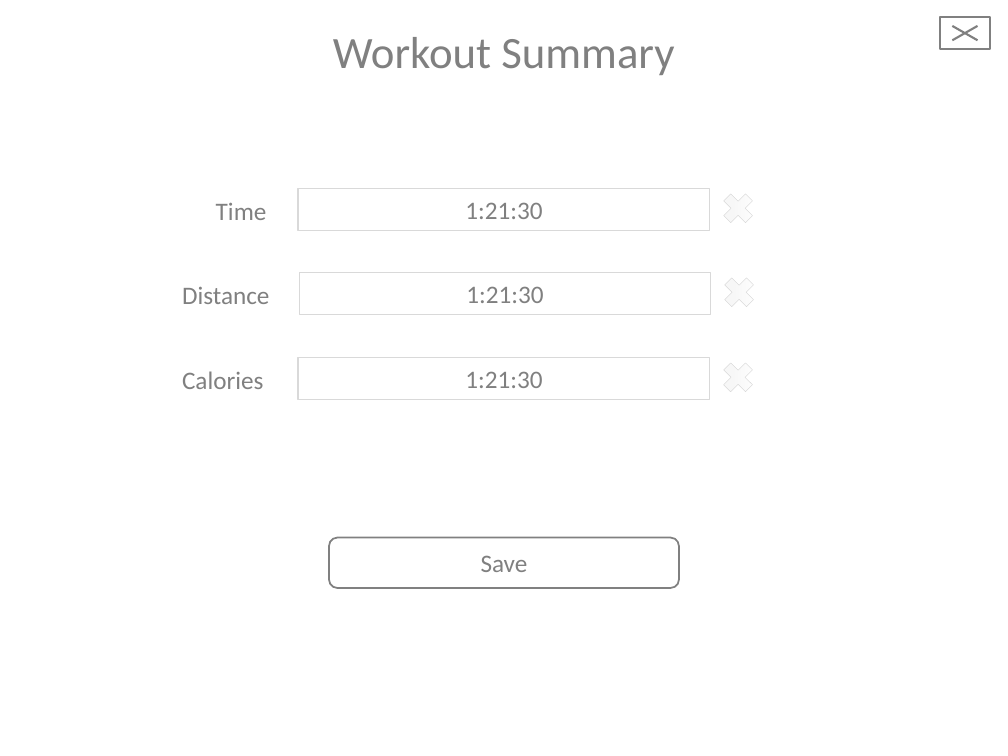
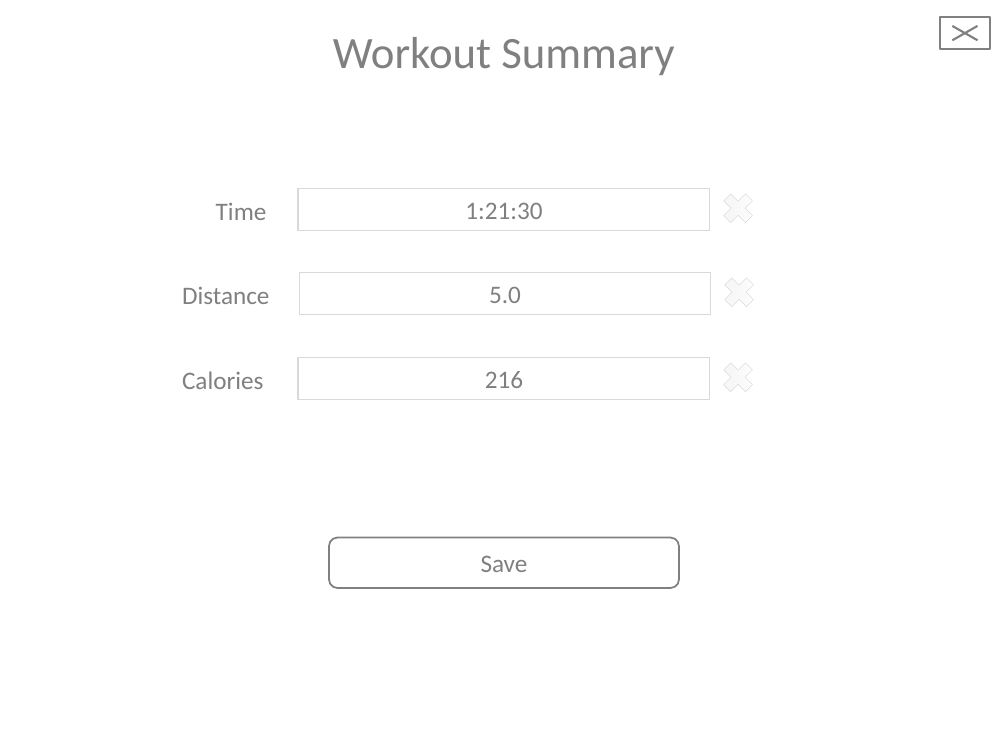
Before and after one commit to fxchen12/AlphaBrosPublic, a slide deck: slide 1 of docs/Mockups/First Draft/Draft Workout Summary.pptx. Drawn at 1008x756 pixels with LibreOffice and Linux fonts; fonts in the diff are those of the drawing; background and template pictures are left out. Boxes give left, top, right and bottom in pixels: in the first picture for what was removed or moved away, otherwise in the second. Text is boxed around its words. In the diff, an @@ line names an element or a change of style, - is before the commit and + after.

```diff
--- a/docs/Mockups/First Draft/Draft Workout Summary.pptx
+++ b/docs/Mockups/First Draft/Draft Workout Summary.pptx
@@ text in rectangle at [489, 287, 521, 303]: text changed @@
-1:21:30
+5.0
@@ text in rectangle at [485, 371, 523, 388]: text changed @@
-1:21:30
+216
```
Also in this commit, not shown: 6 other files.
